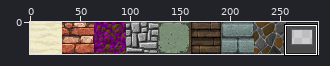
Two states of a sprite sheet, Assets/tileset.png. The picture above shows the old version from afar; the outline marks the close-up.
Close-up. Before the commit:
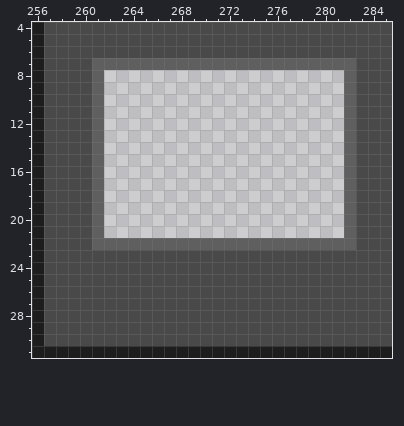
The file is 288x32 pixels. Colours within 5 levels of each other are drawn and written as one. Shown: x 256..285, y 4..31.
Once edited:
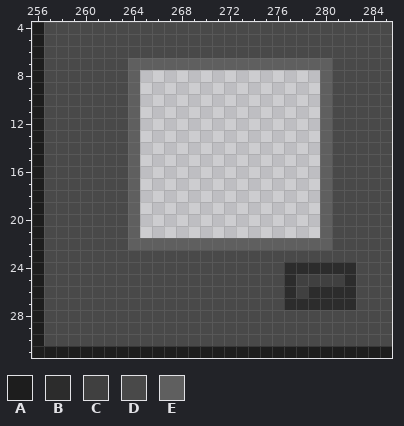
Palette (. is transparent): A #1d1d1d  B #2c2c2c  C #404040  D #494949  E #5f5f5f
Edits made:
The edit turns colour D into colour B in row 24 at x 277 to 282; in row 25 at x 277 and 282; in row 26 at x 277 and 279 to 282; in row 27 at x 277 to 282.
The edit turns colour D into colour C in row 25 at x 278 to 281; in row 26 at x 278.
There is now colour D in rows 8 to 21 at x 262 to 263 and 281.
The edit turns colour E into colour D in row 7 at x 261 to 263 and 281 to 282; in rows 8 to 21 at x 261 and 282; in row 22 at x 261 to 263 and 281 to 282.
There is now colour E in rows 8 to 21 at x 264 and 280.
Changed places in both close-ups, as pixel boxes (x1, y1, x2, y2):
changed: (92, 58, 140, 250)
changed: (284, 58, 356, 310)
